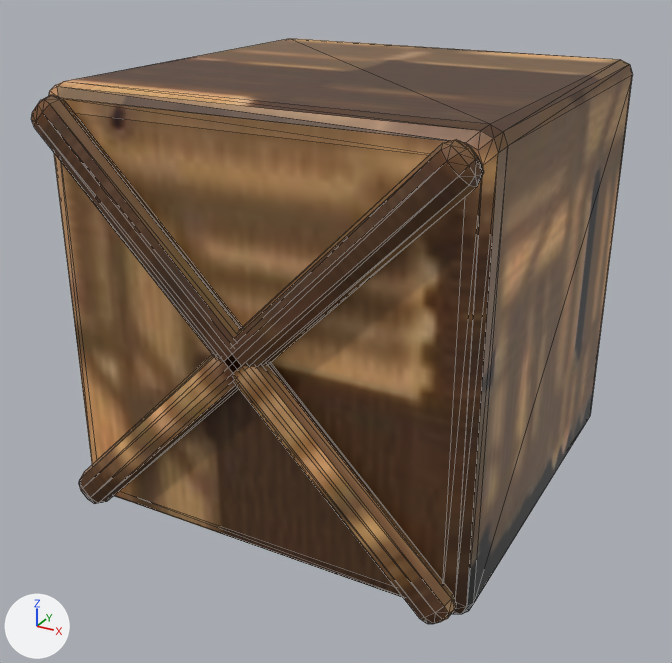
One commit to the glTF model chiikawa-3d-world/assets/baked/crate_1.glb: the scene before it, then after it.
Rendered twice from a 50 mm lens placed at (0.986, -1.916, 1.302), pointed at (-0.021, -0.086, 0.387). The axes (+X, +Y, +Z) are drawn at lower left. The lights are the same throughout. The first picture is the older version. Mesh edges are drawn as thin lines. Where no turn or scale is listed for an object, it has been applied to the vertices. Vertices at exactly the same position are counted once.
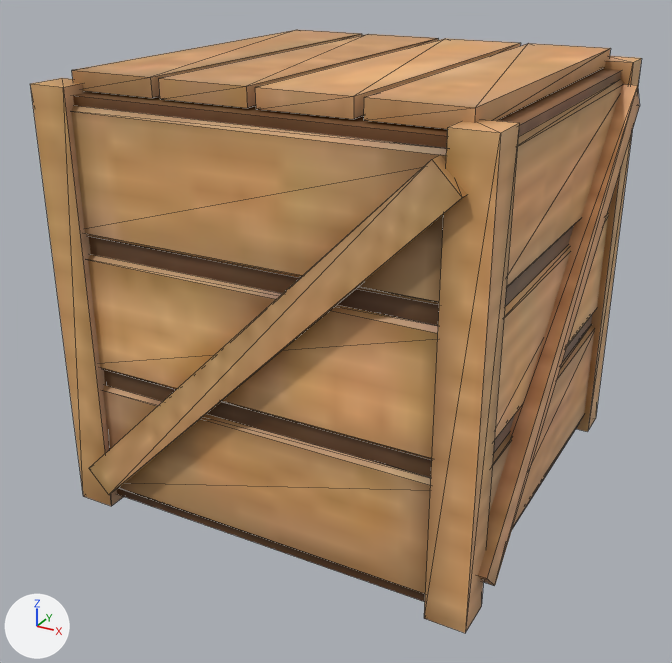
Where the change shows, as pixel boxes (x1, y1, x2, y2) in the pictures (672 x 663 px):
'Mesh_0', reshaped, moved
    before: (31, 38, 633, 624)
    after: (30, 30, 642, 633)
part 1 of me_mesh_0, added (brown)
    after: (30, 78, 123, 506)
part 2 of me_mesh_0, added (brown)
    after: (576, 56, 642, 432)
part 3 of me_mesh_0, added (brown)
    after: (424, 119, 519, 633)
part 4 of me_mesh_0, added (mostly hidden)
    after: (73, 69, 622, 602)
part 5 of me_mesh_0, added (brown)
    after: (72, 30, 362, 98)
part 6 of me_mesh_0, added (brown)
    after: (159, 34, 438, 108)
part 7 of me_mesh_0, added (beige)
    after: (255, 38, 521, 119)
part 8 of me_mesh_0, added (brown)
    after: (364, 43, 610, 129)
part 9 of me_mesh_0, rebuilt
    before: (49, 38, 633, 614)
    after: (103, 325, 594, 594)
part 10 of me_mesh_0, rebuilt (7% narrower, 7% shorter)
    before: (79, 139, 484, 504)
    after: (89, 155, 467, 495)
part 11 of me_mesh_0, added (orange)
    after: (88, 213, 609, 460)
part 12 of me_mesh_0, added (brown)
    after: (71, 79, 624, 305)
part 13 of me_mesh_0, cut back
    before: (31, 95, 456, 624)
    after: (478, 84, 640, 586)

Diff of the bpy script that builds the scene:
```diff
--- a/chiikawa-3d-world/assets/baked/crate_1.glb.py
+++ b/chiikawa-3d-world/assets/baked/crate_1.glb.py
@@ me_mesh_0 @@
 # used by ob_mesh_0; location = (0.0, -0.025, 0.5)
-me_mesh_0.from_pydata(...)  # 208 vertices, 404 faces; spans x -0.5..0.5, y -0.525..0.525, z -0.5..0.5
+me_mesh_0.from_pydata(...)  # 352 vertices, 696 faces; spans x -0.525..0.525, y -0.525..0.525, z -0.513..0.513
+# me_mesh_0 part 1: a new loose piece, a box spanning x -0.505..-0.415, y -0.505..-0.415, z -0.513..0.488, in mat_baked (picture img_baked_crate_1)
+# me_mesh_0 part 2: a new loose piece, a box spanning x 0.415..0.505, y 0.415..0.505, z -0.513..0.488, in mat_baked (picture img_baked_crate_1)
+# me_mesh_0 part 3: a new loose piece, a box spanning x 0.415..0.505, y -0.505..-0.415, z -0.513..0.488, in mat_baked (picture img_baked_crate_1)
+# me_mesh_0 part 4: a new loose piece, a box spanning x -0.48..0.48, y -0.48..0.48, z -0.493..0.468, in mat_baked (picture img_baked_crate_1)
+# me_mesh_0 part 5: a new loose piece, a box spanning x -0.44..-0.235, y -0.45..0.45, z 0.473..0.513, in mat_baked (picture img_baked_crate_1)
+# me_mesh_0 part 6: a new loose piece, a box spanning x -0.215..-0.01, y -0.45..0.45, z 0.473..0.513, in mat_baked (picture img_baked_crate_1)
+# me_mesh_0 part 7: a new loose piece, a box spanning x 0.01..0.215, y -0.45..0.45, z 0.473..0.513, in mat_baked (picture img_baked_crate_1)
+# me_mesh_0 part 8: a new loose piece, a box spanning x 0.235..0.44, y -0.45..0.45, z 0.473..0.513, in mat_baked (picture img_baked_crate_1)
+# me_mesh_0 part 9: the loose piece of 104 vertices spanning x -0.5..0.5, y -0.475..0.525, z -0.5..0.5 is rebuilt with 80 vertices and now spans x -0.49..0.49, y -0.49..0.49, z -0.473..-0.192
+# me_mesh_0 part 10: the loose piece of 52 vertices spanning x -0.485..0.485, y -0.525..-0.465, z -0.485..0.485 is rebuilt with 8 vertices and now spans x -0.455..0.455, y -0.525..-0.475, z -0.463..0.438
+# me_mesh_0 part 11: a new loose piece of 80 vertices spanning x -0.49..0.49, y -0.49..0.49, z -0.152..0.127, in mat_baked (picture img_baked_crate_1)
+# me_mesh_0 part 12: a new loose piece of 80 vertices spanning x -0.49..0.49, y -0.49..0.49, z 0.167..0.448, in mat_baked (picture img_baked_crate_1)
+# me_mesh_0 part 13
+# 52 vertices are removed from x -0.485..0.485, y -0.525..-0.465, z -0.485..0.485
+# 100 faces are deleted
+# 16 vertices are added at x -0.525..0.475, y -0.455..0.525, z -0.463..0.438
+# 8 new vertices lie (0.05, 0.0, 0.0) away from vertices in x -0.525..0.475, y -0.455..0.455, z -0.463..0.438
+# 36 new faces join them
+# other edits to the shape of me_mesh_0 do not show in these pictures
 me_mesh_0.materials.append(mat_baked)
@@ ob_mesh_0 @@
 ob_mesh_0 = bpy.data.objects.new('Mesh_0', me_mesh_0)
-ob_mesh_0.location = (0.0, -0.025, 0.5)
+ob_mesh_0.location = (0.0, 0.0, 0.512)
```
